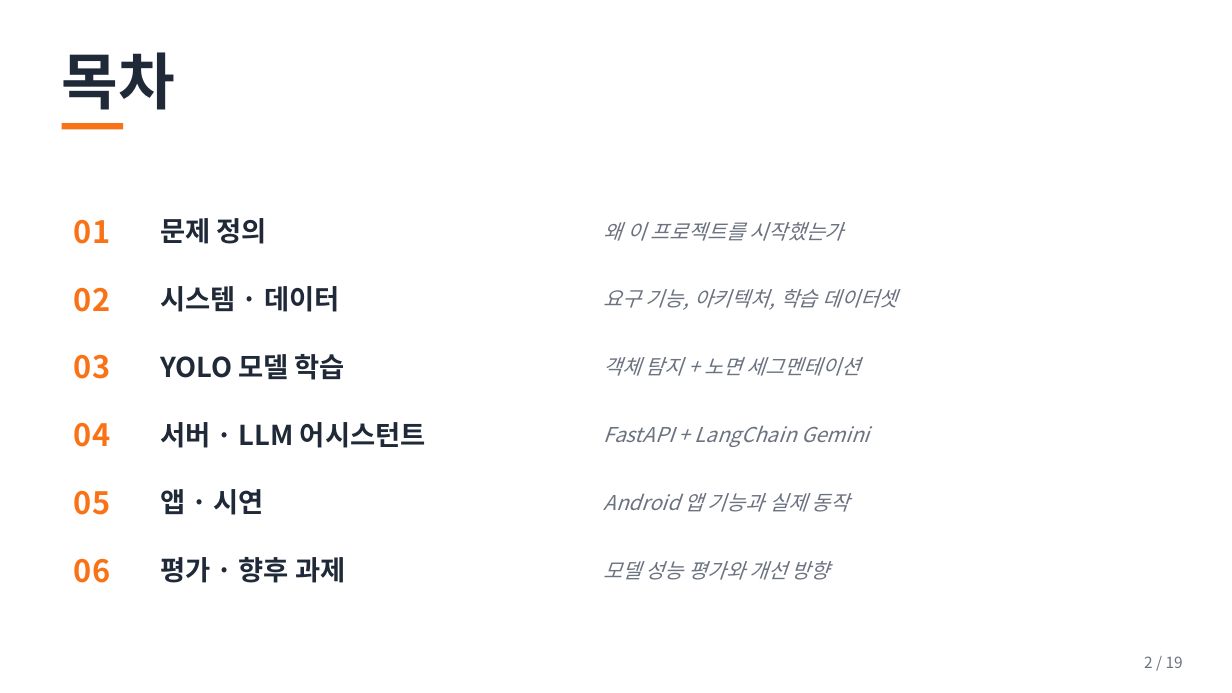
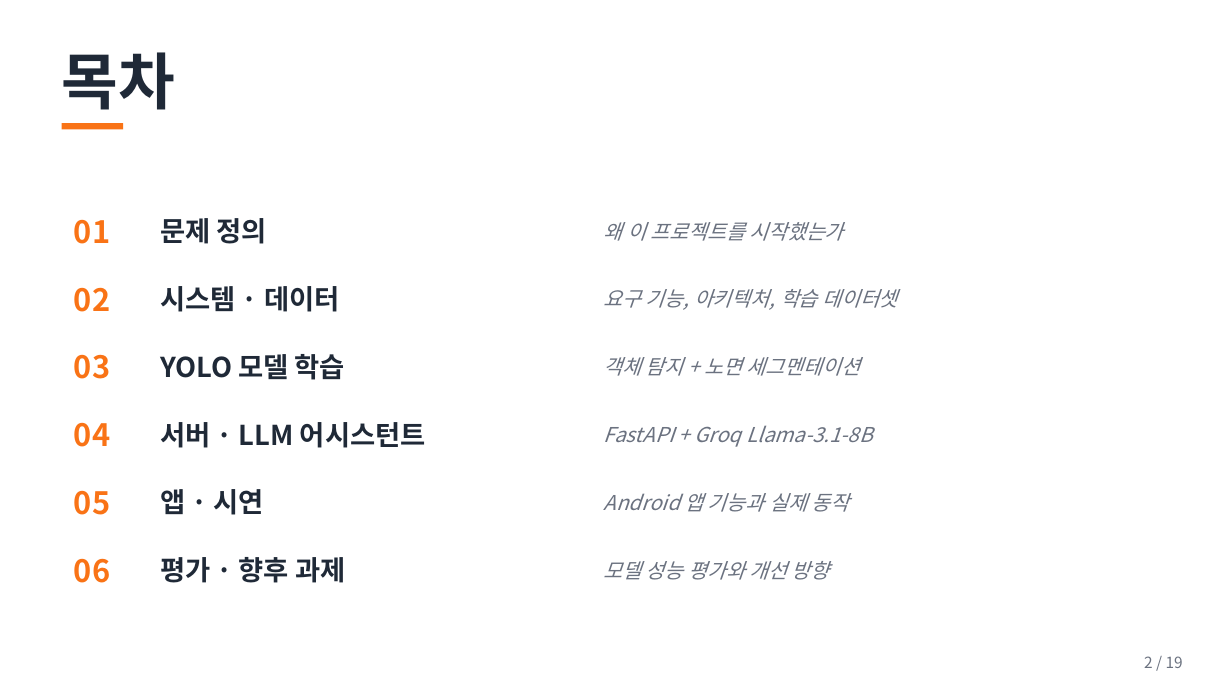
Before and after one commit to milk152milk/navigation, a slide deck: slide 2 of SafeStep/최종 자료/SafeStep_발표.pptx. Drawn at 1232x693 pixels with LibreOffice and Linux fonts; fonts in the diff are those of the drawing. Boxes give left, top, right and bottom in pixels: in the first picture for what was removed or moved away, otherwise in the second. Text is boxed around its words. In the diff, an @@ line names an element or a change of style, - is before the commit and + after.

```diff
--- a/SafeStep/최종 자료/SafeStep_발표.pptx
+++ b/SafeStep/최종 자료/SafeStep_발표.pptx
@@ text at bbox=[604, 425, 873, 447]: text changed @@
-FastAPI + LangChain Gemini
+FastAPI + Groq Llama-3.1-8B
```
Also in this commit, not shown: 7 other slides changed, 1 slide added, 2 other files.
